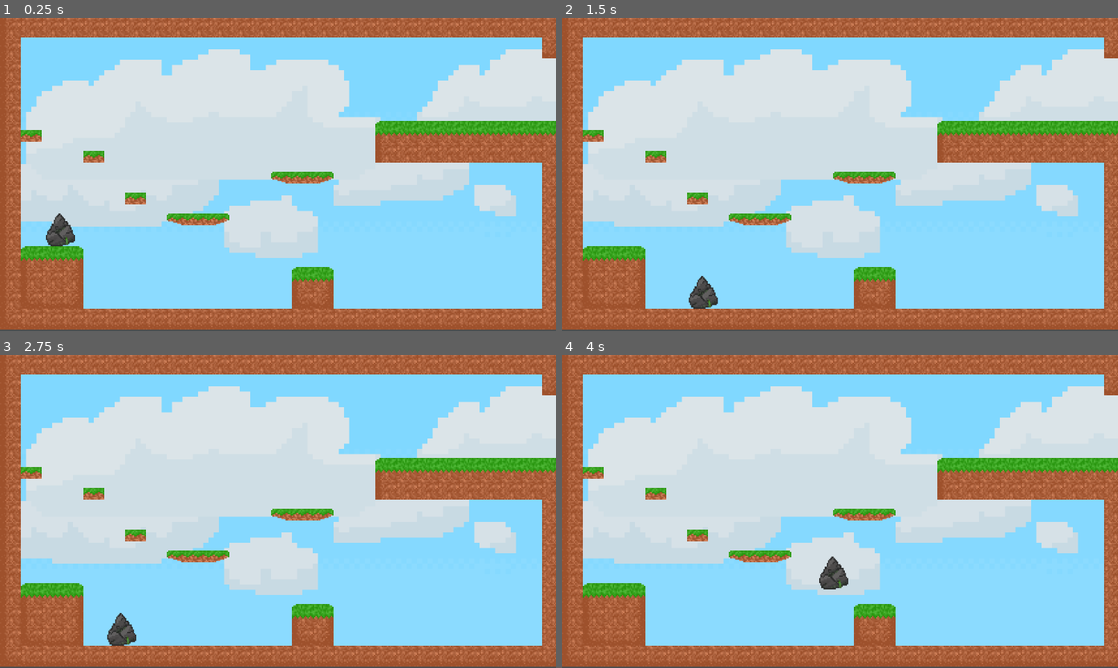
Above: before the commit, frames 1-4 (two rows, left to right).
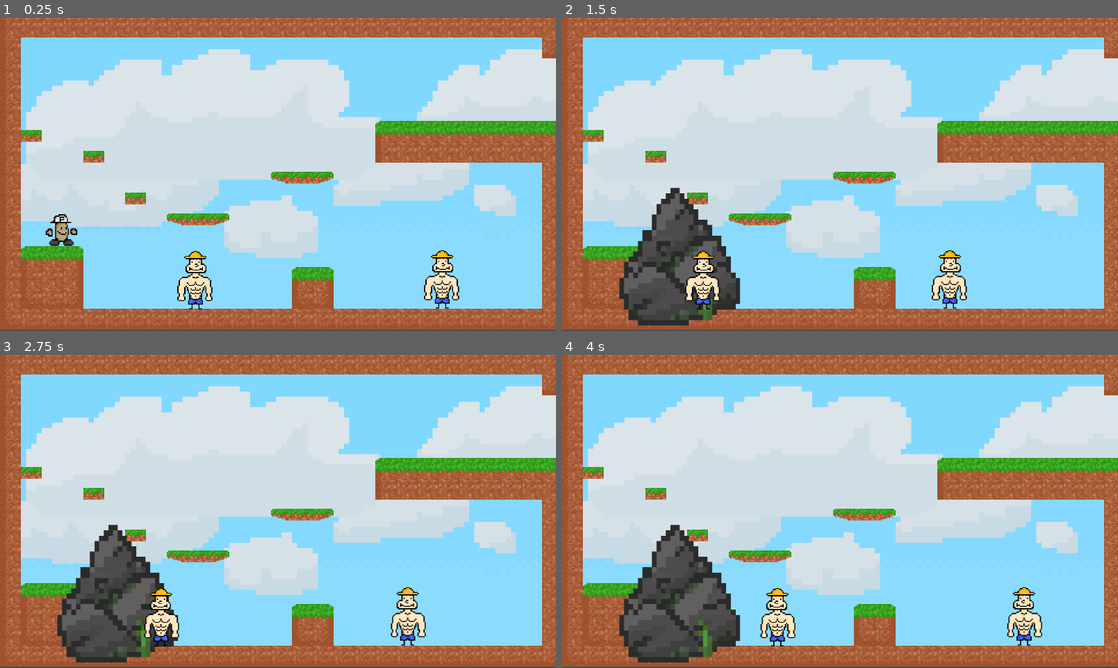
Above: after the commit, the same moments.

Repository: v2Zel/GodotGame
Game: Godot game, scene res://scenes/main.tscn
Same seed, same stepped clock (60 frames per second), same inputs: the game is played once before the commit and once after it. The engine's default icon, where the game draws it, is replaced by a stand-in: a white triangle on a blue panel in a dark square.
Inputs:
- Up to frame 1 (0.25 s): no input
- Up to frame 2 (1.5 s): hold D (right) from 0.53 s (still down); tap Up (jump) at 0.77 s
- Up to frame 3 (2.75 s): tap Up (jump) at 1.52 s; release D (right) at 2.03 s; hold A (left) from 2.03 s (still down)
- Up to frame 4 (4 s): release A (left) at 2.78 s; hold D (right) from 2.78 s (still down); tap Up (jump) at 3.02, 3.77 s

The runs differ from the first frame. In frame 1, 1.8% of the frame differs, in the area x 8-83%, y 62-94%; in frame 2, 7.0%; in frame 3, 6.9%; in frame 4, 8.2%, in the area x 10-87%, y 54-99%.

Commit message:
Added Enemy
Added Enemy (Timmy) and death

Diff:
--- a/project.godot
+++ b/project.godot
@@ -8,11 +8,15 @@
 
 config_version=5
 
+[animation]
+
+compatibility/default_parent_skeleton_in_mesh_instance_3d=true
+
 [application]
 
 config/name="practice"
 run/main_scene="uid://bpgal1ns6dilk"
-config/features=PackedStringArray("4.5", "GL Compatibility")
+config/features=PackedStringArray("4.7", "GL Compatibility")
 config/icon="res://icon.svg"
 
 [display]
--- a/scenes/character_body_2d.tscn
+++ b/scenes/character_body_2d.tscn
@@ -1,131 +1,97 @@
-[gd_scene load_steps=40 format=3 uid="uid://p0x2k2bfbtcq"]
-
-[ext_resource type="Texture2D" uid="uid://bqrerwpw6mv3v" path="res://assets/images/Pink Man/Hit (32x32).png" id="1_4vejd"]
+[gd_scene format=3 uid="uid://p0x2k2bfbtcq"]
+
 [ext_resource type="Script" uid="uid://tnc5pepbfne0" path="res://scripts/character_body_2d.gd" id="1_ws0vm"]
-[ext_resource type="Texture2D" uid="uid://7yqlxx7ovjmk" path="res://assets/images/Pink Man/Idle (32x32).png" id="2_ws0vm"]
-[ext_resource type="Texture2D" uid="uid://cfckmlddq2moo" path="res://assets/images/Pink Man/Jump (32x32).png" id="3_rhr3r"]
-[ext_resource type="Texture2D" uid="uid://c20bigrlainjy" path="res://assets/images/Pink Man/Run (32x32).png" id="4_t53lx"]
-[ext_resource type="AudioStream" uid="uid://b6nfsulgs7fpa" path="res://assets/sounds/recording_8BZ3kZZ7.wav" id="6_t53lx"]
-[ext_resource type="Texture2D" uid="uid://by0gf20m2nxlp" path="res://assets/images/Pink Man/rock.png" id="7_t53lx"]
+[ext_resource type="Texture2D" uid="uid://bmcc0y6yje0io" path="res://assets/images/Sprites/Character-Potato.png" id="3_dn4c7"]
+[ext_resource type="AudioStream" uid="uid://b6nfsulgs7fpa" path="res://assets/sounds/ding.wav" id="6_t53lx"]
 
 [sub_resource type="AtlasTexture" id="AtlasTexture_el37e"]
-atlas = ExtResource("2_ws0vm")
 region = Rect2(0, 0, 32, 32)
 
 [sub_resource type="AtlasTexture" id="AtlasTexture_inrnk"]
-atlas = ExtResource("2_ws0vm")
 region = Rect2(32, 0, 32, 32)
 
 [sub_resource type="AtlasTexture" id="AtlasTexture_wqsd8"]
-atlas = ExtResource("2_ws0vm")
 region = Rect2(64, 0, 32, 32)
 
 [sub_resource type="AtlasTexture" id="AtlasTexture_ugk0l"]
-atlas = ExtResource("2_ws0vm")
 region = Rect2(96, 0, 32, 32)
 
 [sub_resource type="AtlasTexture" id="AtlasTexture_eewtm"]
-atlas = ExtResource("2_ws0vm")
 region = Rect2(128, 0, 32, 32)
 
 [sub_resource type="AtlasTexture" id="AtlasTexture_o6j3l"]
-atlas = ExtResource("2_ws0vm")
 region = Rect2(160, 0, 32, 32)
 
 [sub_resource type="AtlasTexture" id="AtlasTexture_diyyd"]
-atlas = ExtResource("2_ws0vm")
 region = Rect2(192, 0, 32, 32)
 
 [sub_resource type="AtlasTexture" id="AtlasTexture_uduk5"]
-atlas = ExtResource("2_ws0vm")
 region = Rect2(224, 0, 32, 32)
 
 [sub_resource type="AtlasTexture" id="AtlasTexture_tyfdd"]
-atlas = ExtResource("2_ws0vm")
 region = Rect2(256, 0, 32, 32)
 
 [sub_resource type="AtlasTexture" id="AtlasTexture_bae6d"]
-atlas = ExtResource("2_ws0vm")
 region = Rect2(288, 0, 32, 32)
 
 [sub_resource type="AtlasTexture" id="AtlasTexture_mamov"]
-atlas = ExtResource("2_ws0vm")
 region = Rect2(320, 0, 32, 32)
 
 [sub_resource type="AtlasTexture" id="AtlasTexture_yi2kj"]
-atlas = ExtResource("1_4vejd")
 region = Rect2(0, 0, 32, 32)
 
 [sub_resource type="AtlasTexture" id="AtlasTexture_cibgq"]
-atlas = ExtResource("1_4vejd")
 region = Rect2(32, 0, 32, 32)
 
 [sub_resource type="AtlasTexture" id="AtlasTexture_mfdas"]
-atlas = ExtResource("1_4vejd")
 region = Rect2(64, 0, 32, 32)
 
 [sub_resource type="AtlasTexture" id="AtlasTexture_8nwgm"]
-atlas = ExtResource("1_4vejd")
 region = Rect2(96, 0, 32, 32)
 
 [sub_resource type="AtlasTexture" id="AtlasTexture_7pl6r"]
-atlas = ExtResource("1_4vejd")
 region = Rect2(128, 0, 32, 32)
 
 [sub_resource type="AtlasTexture" id="AtlasTexture_x5gf8"]
-atlas = ExtResource("1_4vejd")
 region = Rect2(160, 0, 32, 32)
 
 [sub_resource type="AtlasTexture" id="AtlasTexture_42hdn"]
-atlas = ExtResource("1_4vejd")
 region = Rect2(192, 0, 32, 32)
 
 [sub_resource type="AtlasTexture" id="AtlasTexture_7oyl4"]
-atlas = ExtResource("4_t53lx")
 region = Rect2(0, 0, 32, 32)
 
 [sub_resource type="AtlasTexture" id="AtlasTexture_u2kg2"]
-atlas = ExtResource("4_t53lx")
 region = Rect2(32, 0, 32, 32)
 
 [sub_resource type="AtlasTexture" id="AtlasTexture_33wo8"]
-atlas = ExtResource("4_t53lx")
 region = Rect2(64, 0, 32, 32)
 
 [sub_resource type="AtlasTexture" id="AtlasTexture_rsbhr"]
-atlas = ExtResource("4_t53lx")
 region = Rect2(96, 0, 32, 32)
 
 [sub_resource type="AtlasTexture" id="AtlasTexture_mjxx7"]
-atlas = ExtResource("4_t53lx")
 region = Rect2(128, 0, 32, 32)
 
 [sub_resource type="AtlasTexture" id="AtlasTexture_605yl"]
-atlas = ExtResource("4_t53lx")
 region = Rect2(160, 0, 32, 32)
 
 [sub_resource type="AtlasTexture" id="AtlasTexture_q7f82"]
-atlas = ExtResource("4_t53lx")
 region = Rect2(192, 0, 32, 32)
 
 [sub_resource type="AtlasTexture" id="AtlasTexture_y77s4"]
-atlas = ExtResource("4_t53lx")
 region = Rect2(224, 0, 32, 32)
 
 [sub_resource type="AtlasTexture" id="AtlasTexture_r8tdc"]
-atlas = ExtResource("4_t53lx")
 region = Rect2(256, 0, 32, 32)
 
 [sub_resource type="AtlasTexture" id="AtlasTexture_teyxv"]
-atlas = ExtResource("4_t53lx")
 region = Rect2(288, 0, 32, 32)
 
 [sub_resource type="AtlasTexture" id="AtlasTexture_ufs60"]
-atlas = ExtResource("4_t53lx")
 region = Rect2(320, 0, 32, 32)
 
 [sub_resource type="AtlasTexture" id="AtlasTexture_m8ak6"]
-atlas = ExtResource("4_t53lx")
 region = Rect2(352, 0, 32, 32)
 
 [sub_resource type="SpriteFrames" id="SpriteFrames_xvfxd"]
@@ -164,7 +130,7 @@
 "duration": 1.0,
 "texture": SubResource("AtlasTexture_mamov")
 }],
-"loop": true,
+"loop": 1,
 "name": &"Idle",
 "speed": 20.0
 }, {
@@ -190,15 +156,15 @@
 "duration": 1.0,
 "texture": SubResource("AtlasTexture_42hdn")
 }],
-"loop": true,
+"loop": 1,
 "name": &"dying",
 "speed": 20.0
 }, {
 "frames": [{
 "duration": 1.0,
-"texture": ExtResource("3_rhr3r")
-}],
-"loop": true,
+"texture": null
+}],
+"loop": 1,
 "name": &"jumping",
 "speed": 20.0
 }, {
@@ -239,7 +205,7 @@
 "duration": 1.0,
 "texture": SubResource("AtlasTexture_m8ak6")
 }],
-"loop": true,
+"loop": 1,
 "name": &"running",
 "speed": 20.0
 }]
@@ -247,26 +213,27 @@
 [sub_resource type="RectangleShape2D" id="RectangleShape2D_ws0vm"]
 size = Vector2(21.333334, 25.000002)
 
-[node name="player" type="CharacterBody2D"]
+[node name="player" type="CharacterBody2D" unique_id=1890695712]
 scale = Vector2(3, 3)
 script = ExtResource("1_ws0vm")
 
-[node name="AnimatedSprite2D" type="AnimatedSprite2D" parent="."]
+[node name="AnimatedSprite2D" type="AnimatedSprite2D" parent="." unique_id=212229567]
 visible = false
 texture_filter = 1
 sprite_frames = SubResource("SpriteFrames_xvfxd")
 animation = &"Idle"
 autoplay = "Idle"
 
-[node name="CollisionShape2D" type="CollisionShape2D" parent="."]
-position = Vector2(0.666667, 3.1666667)
+[node name="CollisionShape2D" type="CollisionShape2D" parent="." unique_id=540693895]
+position = Vector2(1.3333334, 3)
 shape = SubResource("RectangleShape2D_ws0vm")
 
-[node name="JumpSound" type="AudioStreamPlayer2D" parent="."]
+[node name="JumpSound" type="AudioStreamPlayer2D" parent="." unique_id=1803465970]
 stream = ExtResource("6_t53lx")
 volume_db = 24.0
 
-[node name="Rock" type="Sprite2D" parent="."]
-position = Vector2(1.3333325, 3.1666667)
-scale = Vector2(0.21354167, 0.24218753)
-texture = ExtResource("7_t53lx")
+[node name="PotatoMan" type="Sprite2D" parent="." unique_id=1873248642]
+texture_filter = 1
+position = Vector2(1.6158853, 3.9681618)
+scale = Vector2(0.8922743, 1.0119698)
+texture = ExtResource("3_dn4c7")
--- a/scenes/levels/level_root.tscn
+++ b/scenes/levels/level_root.tscn
@@ -1,12 +1,10 @@
-[gd_scene load_steps=8 format=4 uid="uid://crdltgnrkpah4"]
-
-[ext_resource type="Texture2D" uid="uid://b87tl0mfncvsr" path="res://assets/images/Tilemap/Terrain (16x16).png" id="1_7eoa5"]
+[gd_scene format=4 uid="uid://crdltgnrkpah4"]
+
 [ext_resource type="Texture2D" uid="uid://bt77wh6natr65" path="res://assets/images/Background/Background.png" id="1_f5m83"]
 [ext_resource type="PackedScene" uid="uid://p0x2k2bfbtcq" path="res://scenes/character_body_2d.tscn" id="2_rrv0w"]
 [ext_resource type="Texture2D" uid="uid://cwadslicccbgt" path="res://assets/images/Tilemap/TIlemap.png" id="3_f5m83"]
 
 [sub_resource type="TileSetAtlasSource" id="TileSetAtlasSource_ypoqj"]
-texture = ExtResource("1_7eoa5")
 0:0/0 = 0
 1:0/0 = 0
 2:0/0 = 0
@@ -194,13 +192,13 @@
 
 [sub_resource type="TileSet" id="TileSet_w3gk0"]
 physics_layer_0/collision_layer = 1
+sources/1 = SubResource("TileSetAtlasSource_4po5r")
 sources/0 = SubResource("TileSetAtlasSource_ypoqj")
-sources/1 = SubResource("TileSetAtlasSource_4po5r")
-
-[node name="LevelRoot" type="Node2D"]
+
+[node name="LevelRoot" type="Node2D" unique_id=350835571]
 scale = Vector2(3, 3)
 
-[node name="TextureRect" type="TextureRect" parent="."]
+[node name="TextureRect" type="TextureRect" parent="." unique_id=1260929822]
 texture_filter = 1
 offset_right = 428.33334
 offset_bottom = 226.66667
@@ -208,12 +206,12 @@
 expand_mode = 1
 stretch_mode = 1
 
-[node name="TileMapLayer" type="TileMapLayer" parent="."]
+[node name="TileMapLayer" type="TileMapLayer" parent="." unique_id=1782693674]
 texture_filter = 1
 position = Vector2(0, -1)
 tile_map_data = PackedByteArray("AAAAAA4AAQAAAAIAAAABAA4AAQABAAIAAAACAA4AAQABAAIAAAADAA4AAQABAAIAAAAEAA4AAQABAAIAAAAFAA …(1760 unchanged characters)…
 tile_set = SubResource("TileSet_w3gk0")
 
-[node name="player" parent="." instance=ExtResource("2_rrv0w")]
+[node name="player" parent="." unique_id=2114969480 instance=ExtResource("2_rrv0w")]
 position = Vector2(46, 152.66667)
 scale = Vector2(1, 1)
--- a/scenes/main.tscn
+++ b/scenes/main.tscn
@@ -1,22 +1,36 @@
-[gd_scene load_steps=4 format=3 uid="uid://bpgal1ns6dilk"]
+[gd_scene format=3 uid="uid://bpgal1ns6dilk"]
 
+[ext_resource type="Script" uid="uid://blbmbko8fcct5" path="res://scripts/main.gd" id="1_jyhfs"]
 [ext_resource type="Texture2D" uid="uid://d0w7ybsv1mor2" path="res://icon.svg" id="2_0wfyh"]
 [ext_resource type="PackedScene" uid="uid://crdltgnrkpah4" path="res://scenes/levels/level_root.tscn" id="2_sugp2"]
+[ext_resource type="PackedScene" uid="uid://b4regd2udxwy6" path="res://scenes/timmy.tscn" id="3_sugp2"]
 
 [sub_resource type="RectangleShape2D" id="RectangleShape2D_sugp2"]
 size = Vector2(127, 126)
 
-[node name="Main" type="Node2D"]
+[node name="Main" type="Node2D" unique_id=826894803]
+script = ExtResource("1_jyhfs")
 
-[node name="StaticBody2D" type="StaticBody2D" parent="."]
-position = Vector2(306, 958)
+[node name="LevelRoot" parent="." unique_id=1781450606 instance=ExtResource("2_sugp2")]
+
+[node name="StaticBody2D" type="StaticBody2D" parent="LevelRoot" unique_id=404577138]
+position = Vector2(102, 319.33334)
+scale = Vector2(0.33333334, 0.33333334)
 metadata/_edit_group_ = true
 
-[node name="Sprite2D" type="Sprite2D" parent="StaticBody2D"]
+[node name="Sprite2D" type="Sprite2D" parent="LevelRoot/StaticBody2D" unique_id=1006928820]
 texture = ExtResource("2_0wfyh")
 
-[node name="CollisionShape2D" type="CollisionShape2D" parent="StaticBody2D"]
+[node name="CollisionShape2D" type="CollisionShape2D" parent="LevelRoot/StaticBody2D" unique_id=289141130]
 position = Vector2(1.5, 0)
 shape = SubResource("RectangleShape2D_sugp2")
 
-[node name="LevelRoot" parent="." instance=ExtResource("2_sugp2")]
+[node name="Enemies" type="Node2D" parent="LevelRoot" unique_id=1921472714]
+position = Vector2(357, 204.33334)
+scale = Vector2(0.33333334, 0.33333334)
+
+[node name="Timmy" parent="LevelRoot/Enemies" unique_id=1844062303 instance=ExtResource("3_sugp2")]
+position = Vector2(-596, 1)
+
+[node name="Timmy2" parent="LevelRoot/Enemies" unique_id=1316144088 instance=ExtResource("3_sugp2")]
+position = Vector2(-28, -1)
--- /dev/null
+++ b/scenes/timmy.tscn
@@ -0,0 +1,27 @@
+[gd_scene format=3 uid="uid://b4regd2udxwy6"]
+
+[ext_resource type="Texture2D" uid="uid://d2rpu24n5d0cv" path="res://assets/images/Sprites/Timmy.png" id="1_nmf0k"]
+[ext_resource type="Script" uid="uid://x7g23om61tq7" path="res://scripts/timmy.gd" id="2_jox7d"]
+
+[sub_resource type="RectangleShape2D" id="RectangleShape2D_7eyjs"]
+size = Vector2(73, 129)
+
+[node name="Timmy" type="Area2D" unique_id=1844062303]
+script = ExtResource("2_jox7d")
+
+[node name="Timmy" type="Sprite2D" parent="." unique_id=2136888742]
+texture_filter = 1
+position = Vector2(12, -11)
+scale = Vector2(2.6793675, 2.69)
+texture = ExtResource("1_nmf0k")
+
+[node name="CollisionShape2D" type="CollisionShape2D" parent="." unique_id=1273503012]
+position = Vector2(-1.5, -9.5)
+shape = SubResource("RectangleShape2D_7eyjs")
+
+[node name="Timer" type="Timer" parent="." unique_id=1723390728]
+wait_time = 2.0
+autostart = true
+
+[connection signal="body_entered" from="." to="." method="_on_body_entered"]
+[connection signal="timeout" from="Timer" to="." method="_on_timer_timeout"]
--- a/scripts/character_body_2d.gd
+++ b/scripts/character_body_2d.gd
@@ -5,9 +5,12 @@
 
 const SPEED = 300.0
 const JUMP_VELOCITY = -850
-
+var alive = true
 
 func _physics_process(delta: float) -> void:
+
+	if !alive:
+		return
 
 	# Add animation
 	if velocity.x > 1 or velocity.x < -1:
@@ -39,3 +42,11 @@
 		animated_sprite_2d.flip_h = false
 	elif direction == -1.0:
 		animated_sprite_2d.flip_h = true
+
+@onready var sprite: Sprite2D = $PotatoMan
+
+func die() -> void:
+	#animated_sprite_2d.animation = "dying"
+	sprite.texture = preload("res://assets/images/Sprites/rock.png")
+	print("dies")
+	alive = false
--- /dev/null
+++ b/scripts/main.gd
@@ -0,0 +1,22 @@
+extends Node2D
+
+
+# Called when the node enters the scene tree for the first time.
+func _ready() -> void:
+	_setup_level()
+
+# Called every frame. 'delta' is the elapsed time since the previous frame.
+func _process(delta: float) -> void:
+	pass
+
+func _setup_level() -> void:
+	#connect enemies
+	var enemies = $LevelRoot.get_node_or_null("Enemies")
+	if enemies:
+		for enemy in enemies.get_children():
+			enemy.player_died.connect(_on_player_died)
+
+#Signal Handlers
+func _on_player_died(body):
+	body.die()
+	print("killed")
--- /dev/null
+++ b/scripts/timmy.gd
@@ -0,0 +1,22 @@
+extends Area2D
+@onready var timmy: Sprite2D = $Timmy
+
+signal player_died
+const SPEED = 100.0
+var direction = -1.0
+
+func _ready() -> void:
+	pass
+
+func _process(delta: float) -> void:
+	position.x += direction * SPEED * delta
+
+func _on_timer_timeout() -> void:
+	direction *= -1
+	timmy.flip_h = !timmy.flip_h
+
+
+func _on_body_entered(body: Node2D) -> void:
+	print(body)
+	if body.name == "player" and body.alive:
+		emit_signal("player_died", body)
Binary file removed: assets/images/Background/Blue.png
Not shown, removed: assets/images/Background/Blue.png.import
Binary file removed: assets/images/Background/Brown.png
Not shown, removed: assets/images/Background/Brown.png.import
Binary file removed: assets/images/Background/Gray.png
Not shown, removed: assets/images/Background/Gray.png.import
Binary file removed: assets/images/Background/Green.png
Not shown, removed: assets/images/Background/Green.png.import
Binary file removed: assets/images/Collectibles/Apple.png
Not shown, removed: assets/images/Collectibles/Apple.png.import
Binary file removed: assets/images/Collectibles/Collected.png
Not shown, removed: assets/images/Collectibles/Collected.png.import
(and 62 more such lines)
